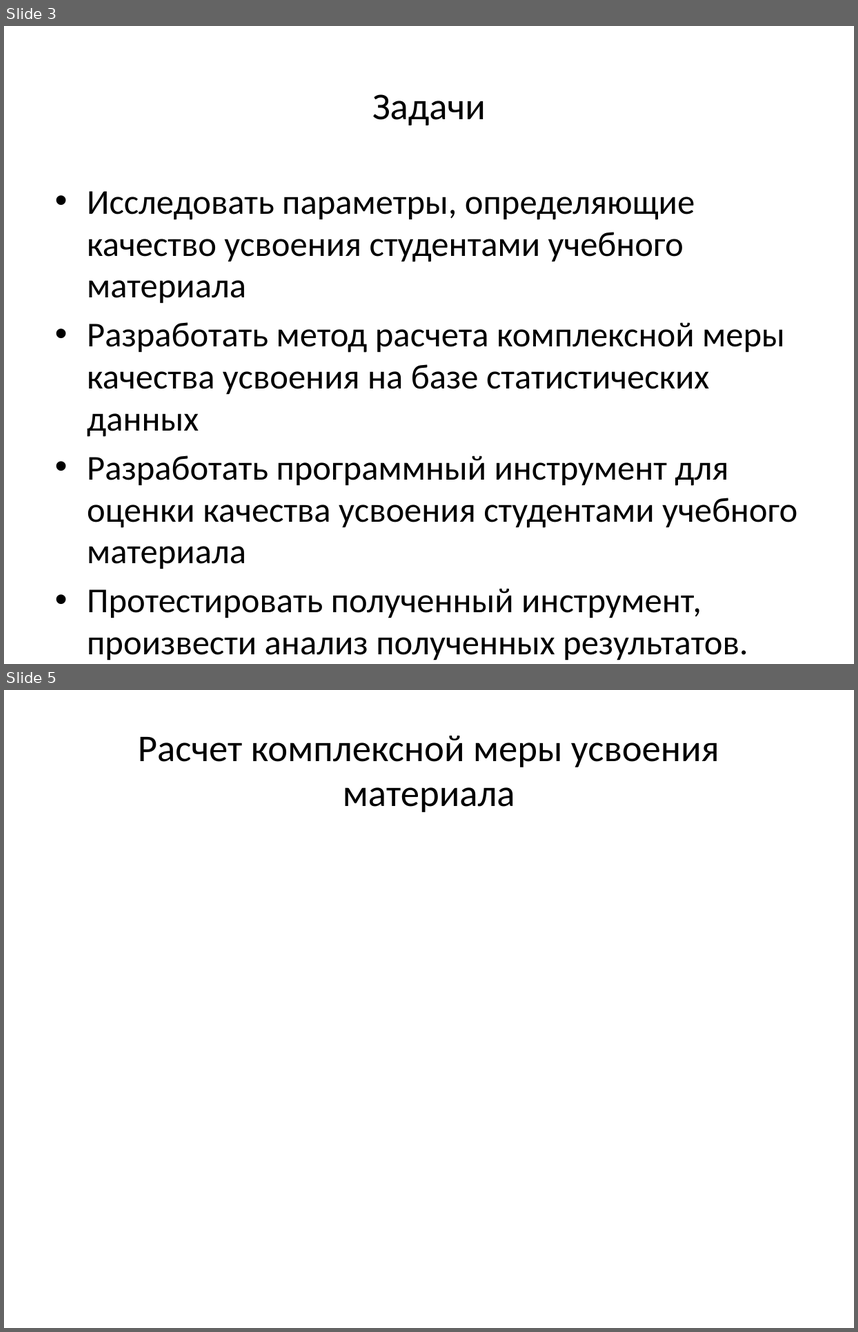
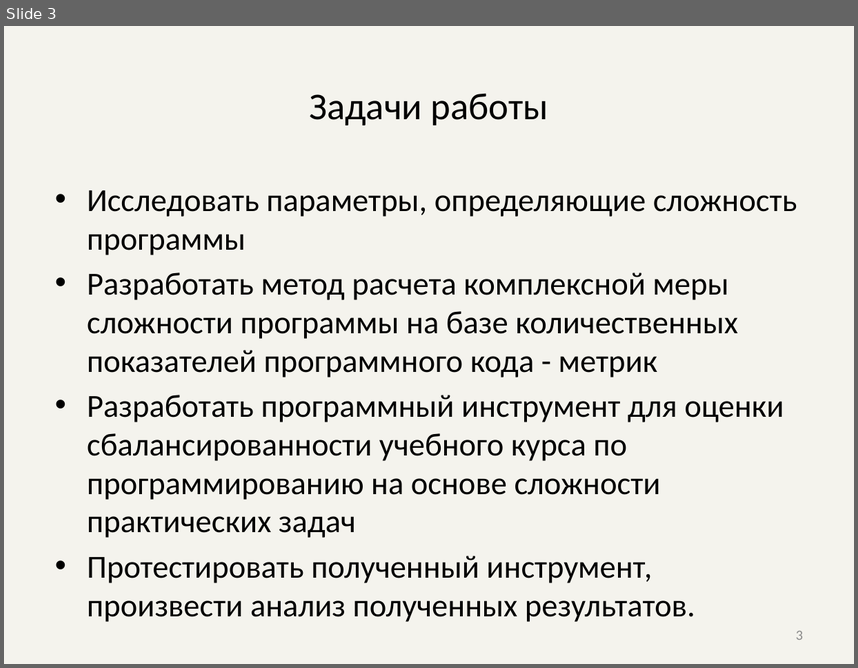
Before and after one commit to AlexDevyatov/Dissertation, a slide deck: Презентация.pptx. Shown one above the other, each under a label of ours: slides 3 and 5 before the commit, slide 3 after it; the slides between them are not shown. The pictures are 858x1332 and 858x668 pixels, drawn with LibreOffice and Linux fonts; fonts in the diff are those of the drawing; grey boxes stand for pictures. Boxes give left, top, right and bottom in pixels: in the first picture for what was removed or moved away, otherwise in the second. Text is boxed around its words. In the diff, an @@ line names an element or a change of style, - is before the commit and + after.

```diff
--- a/Презентация.pptx
+++ b/Презентация.pptx
@@ slide 5 removed at bbox=[4, 690, 854, 1328], background #FFFFFF @@
@@ title removed at bbox=[138, 736, 720, 812] @@
-Расчет комплексной меры усвоения материала
@@ slide 3 changed as well @@
@@ background #FFFFFF to #EEECE1 at 60% opacity @@
@@ title at bbox=[309, 93, 548, 125]: text changed @@
-Задачи
+Задачи работы
@@ text at bbox=[87, 190, 797, 537]: text changed; size 29.6 to 27.2 pt @@
-• Исследовать параметры, определяющие качество усвоения студентами учебного материала
-• Разработать метод расчета комплексной меры качества усвоения на базе статистических данных
-• Разработать программный инструмент для оценки качества усвоения студентами учебного материала
+• Исследовать параметры, определяющие сложность программы
+• Разработать метод расчета комплексной меры сложности программы на базе количественных показателей программного кода - метрик
+• Разработать программный инструмент для оценки сбалансированности учебного курса по программированию на основе сложности практических задач
@@ text at bbox=[87, 555, 652, 583]: size 29.6 to 27.2 pt in "Протестировать полученный инструмент, произвести анализ полу ..." @@
@@ page number added at bbox=[796, 630, 803, 639], 12 pt, text #8C8C8C @@
+3
```
Also in this commit, not shown: 1 other slide changed, 18 slides added, 6 other slides removed, 13 other files.
